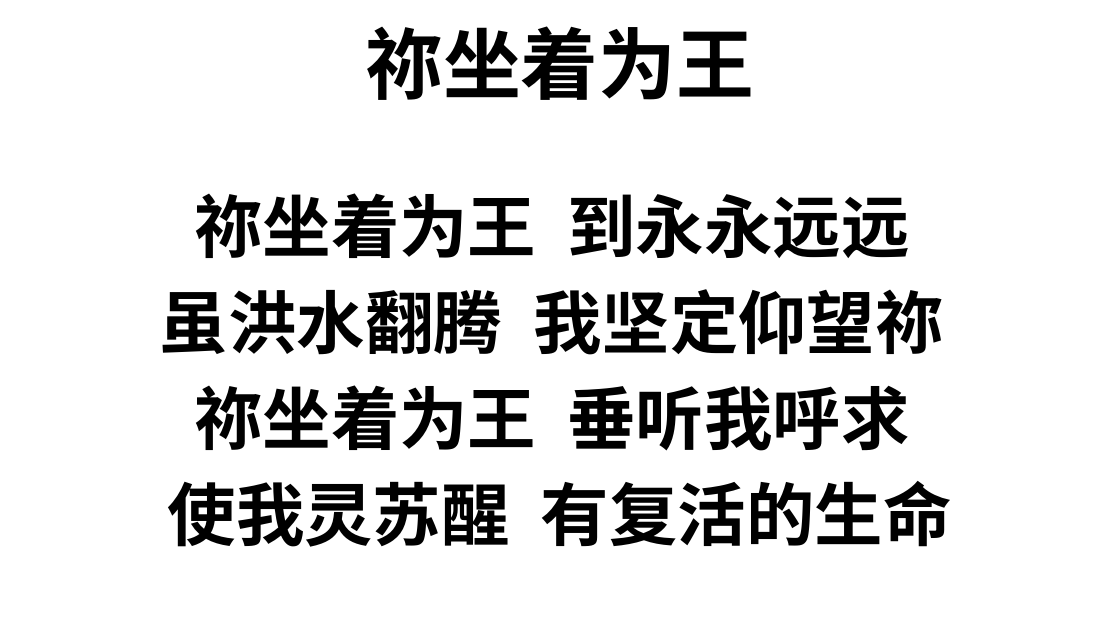
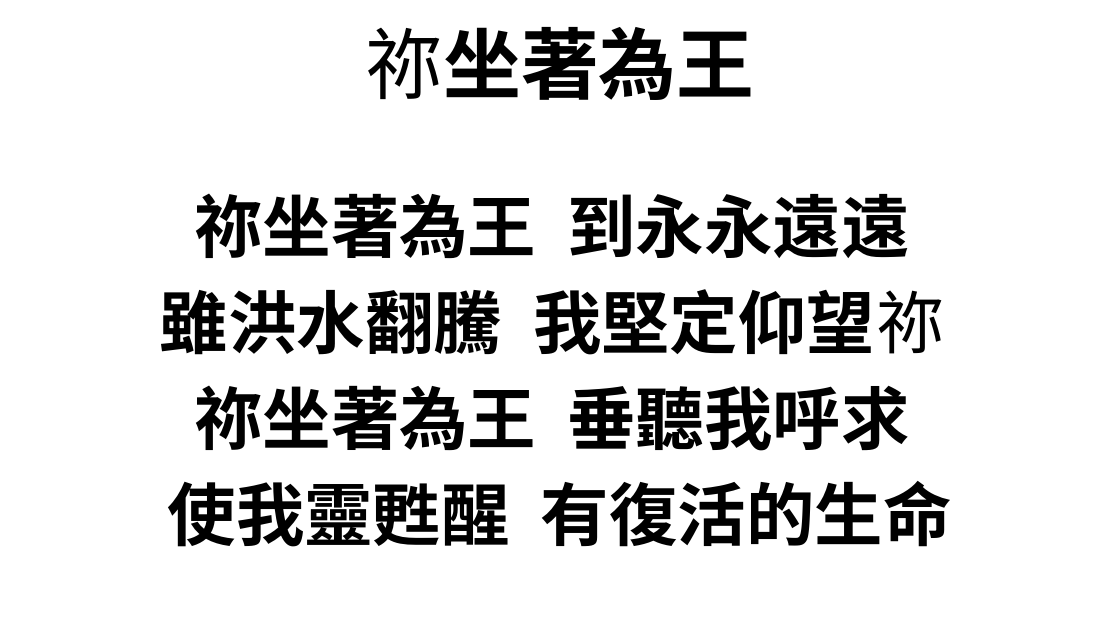
Before and after one commit to dyno/zanmei, a slide deck: slide 2 of processed/mvccc/袮坐著為王.pptx. Drawn at 1120x630 pixels with LibreOffice and Linux fonts; fonts in the diff are those of the drawing. Boxes give left, top, right and bottom in pixels: in the first picture for what was removed or moved away, otherwise in the second. Text is boxed around its words. In the diff, an @@ line names an element or a change of style, - is before the commit and + after.

```diff
--- a/processed/mvccc/袮坐著為王.pptx
+++ b/processed/mvccc/袮坐著為王.pptx
@@ title at bbox=[365, 27, 754, 100]: text changed @@
-祢坐着为王
+祢坐著為王
@@ text at bbox=[160, 193, 952, 547]: text changed @@
-祢坐着为王 到永永远远
-虽洪水翻腾 我坚定仰望祢
-祢坐着为王 垂听我呼求
-使我灵苏醒 有复活的生命
+祢坐著為王 到永永遠遠
+雖洪水翻騰 我堅定仰望祢
+祢坐著為王 垂聽我呼求
+使我靈甦醒 有復活的生命
```
Also in this commit, not shown: 1 other slide changed, 4 other files.
